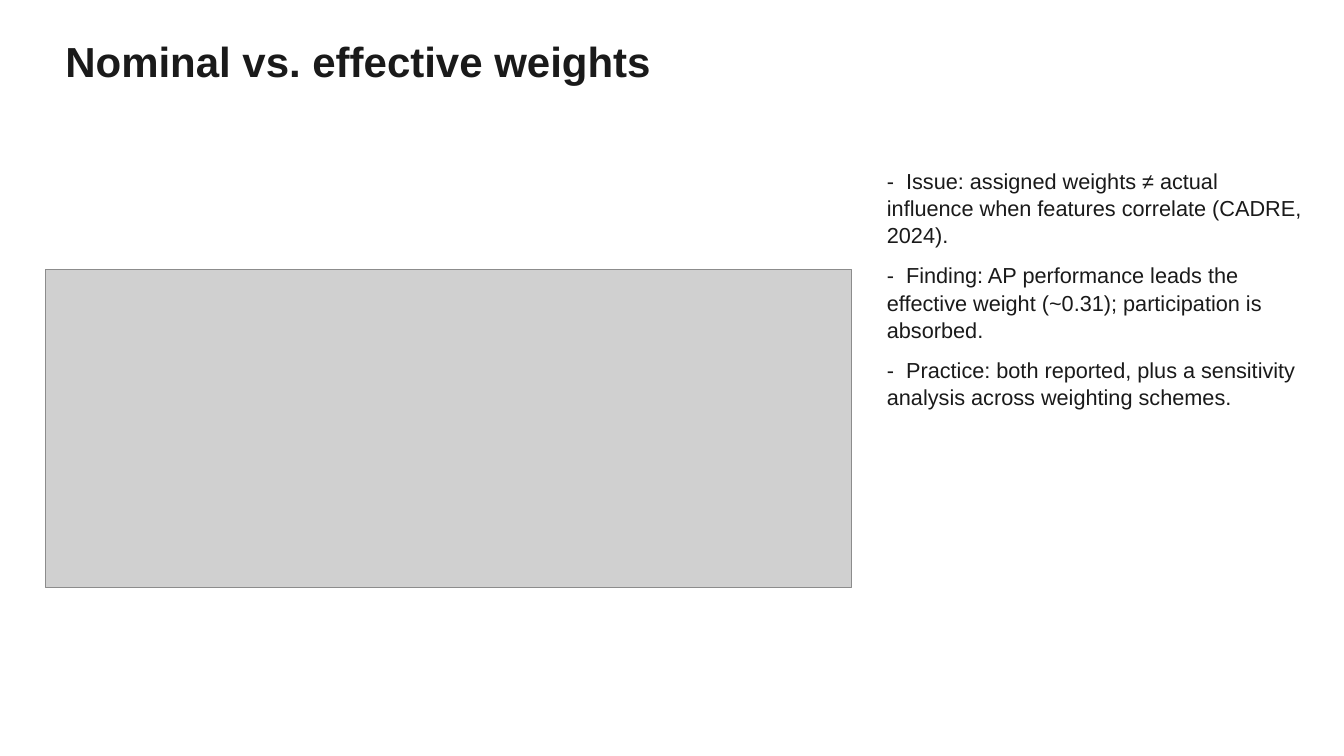
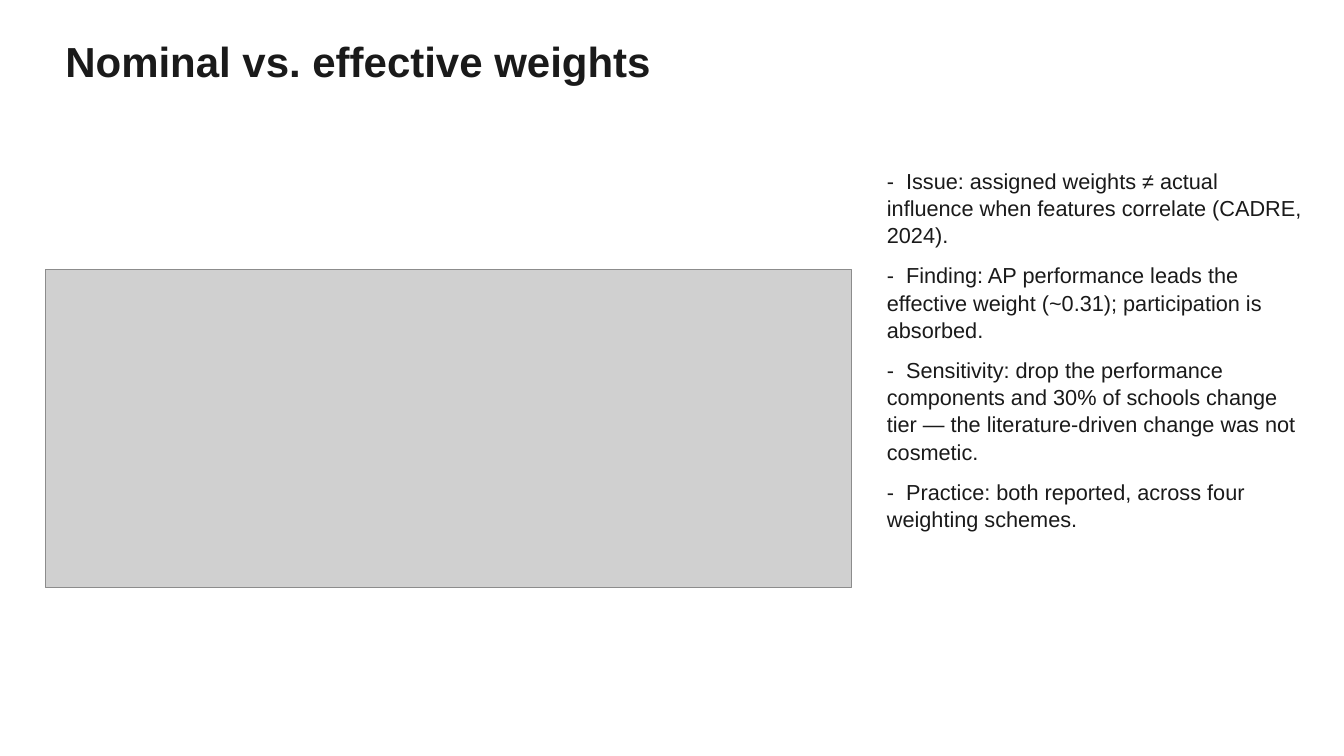
Before and after one commit to mchalekson/498-capstone, a slide deck: slide 6 of docs/MSDS_498_Midterm.pptx. Drawn at 1344x756 pixels with LibreOffice and Linux fonts; fonts in the diff are those of the drawing; grey boxes stand for pictures. Boxes give left, top, right and bottom in pixels: in the first picture for what was removed or moved away, otherwise in the second. Text is boxed around its words. In the diff, an @@ line names an element or a change of style, - is before the commit and + after.

```diff
--- a/docs/MSDS_498_Midterm.pptx
+++ b/docs/MSDS_498_Midterm.pptx
@@ text at [887,362,1295,532]: text changed @@
-- Practice: both reported, plus a sensitivity analysis across weighting schemes.
+- Sensitivity: drop the performance components and 30% of schools change tier — the literature-driven change was not cosmetic.
+- Practice: both reported, across four weighting schemes.
```
Also in this commit, not shown: 7 other slides changed, 4 slides added, 1 slide removed, 7 other files.
